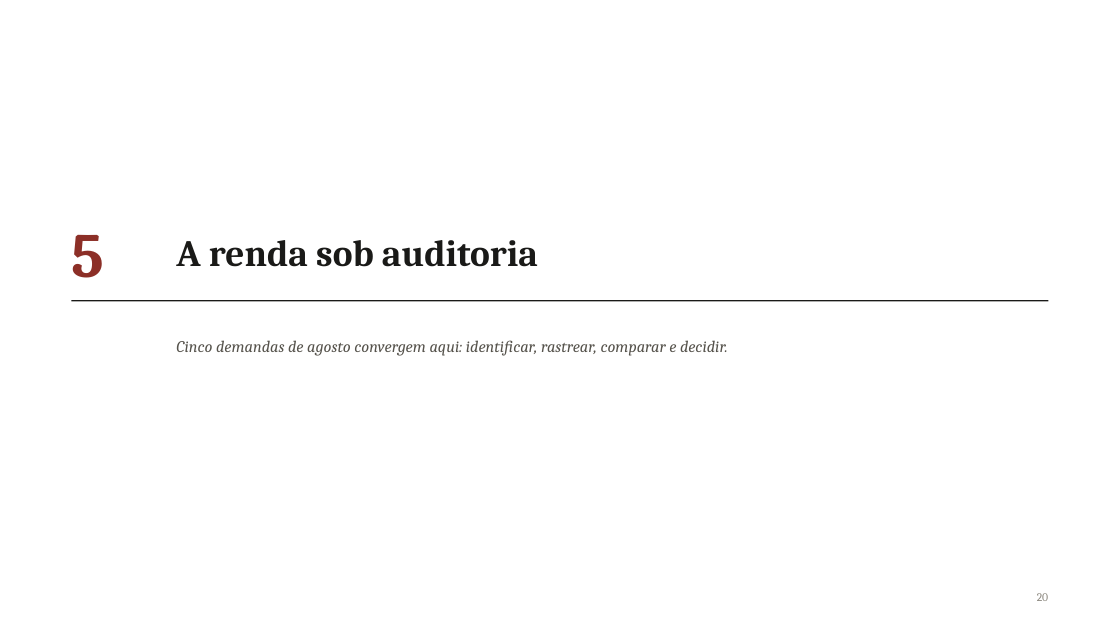
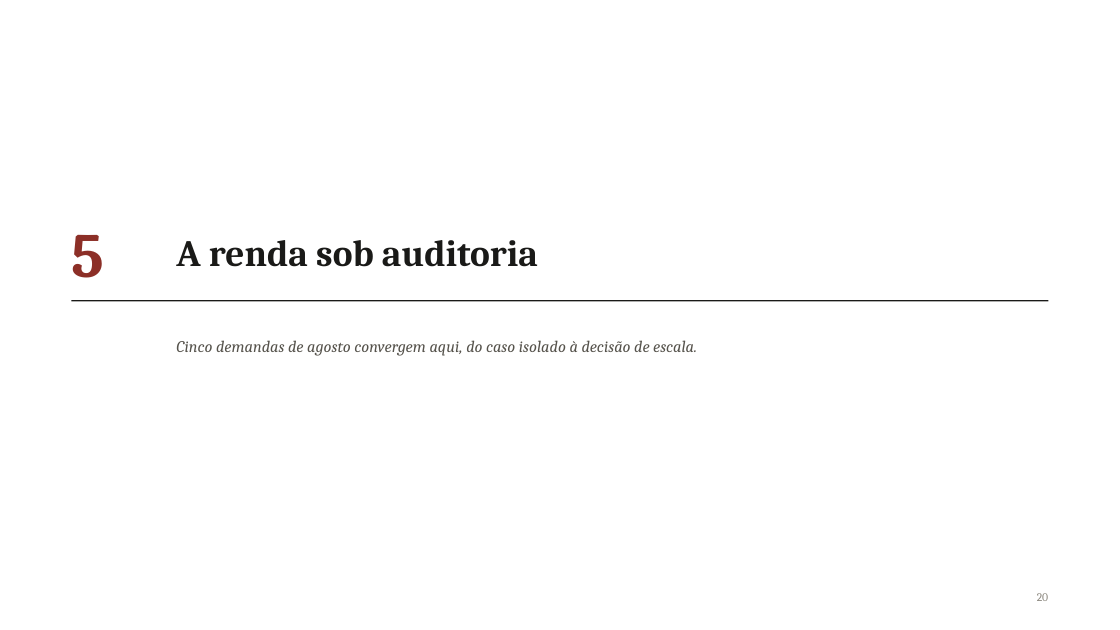
Before and after one commit to pedrinndias/Projeto_IVS_Censo, a slide deck: slide 18 of docs/Apresentacoes_IVS/historico/2026-08-21_EDA_Central_1a_rodada.pptx (slide 20 before the commit). Drawn at 1120x630 pixels with LibreOffice and Linux fonts; fonts in the diff are those of the drawing. Boxes give left, top, right and bottom in pixels: in the first picture for what was removed or moved away, otherwise in the second. Text is boxed around its words. In the diff, an @@ line names an element or a change of style, - is before the commit and + after.

```diff
--- a/docs/Apresentacoes_IVS/historico/2026-08-21_EDA_Central_1a_rodada.pptx
+++ b/docs/Apresentacoes_IVS/historico/2026-08-21_EDA_Central_1a_rodada.pptx
@@ text at [176, 340, 697, 356]: text changed @@
-Cinco demandas de agosto convergem aqui: identificar, rastrear, comparar e decidir.
+Cinco demandas de agosto convergem aqui, do caso isolado à decisão de escala.
```
Also in this commit, not shown: 26 other slides changed, 7 slides removed, 3 other files.
